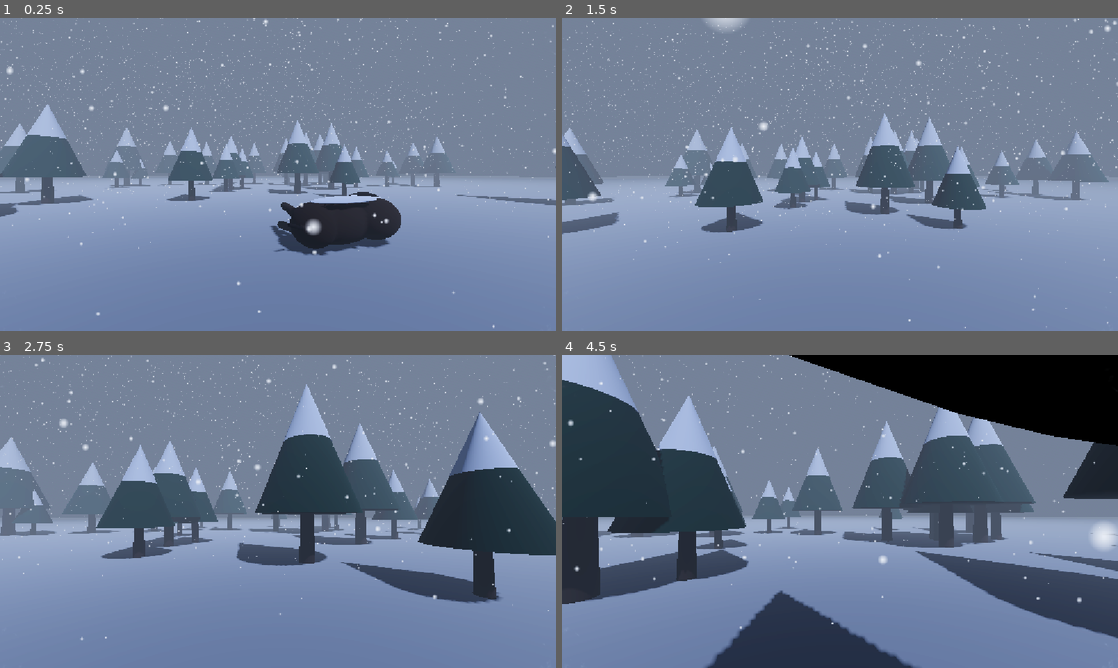
Above: before the commit, frames 1-4 (two rows, left to right).
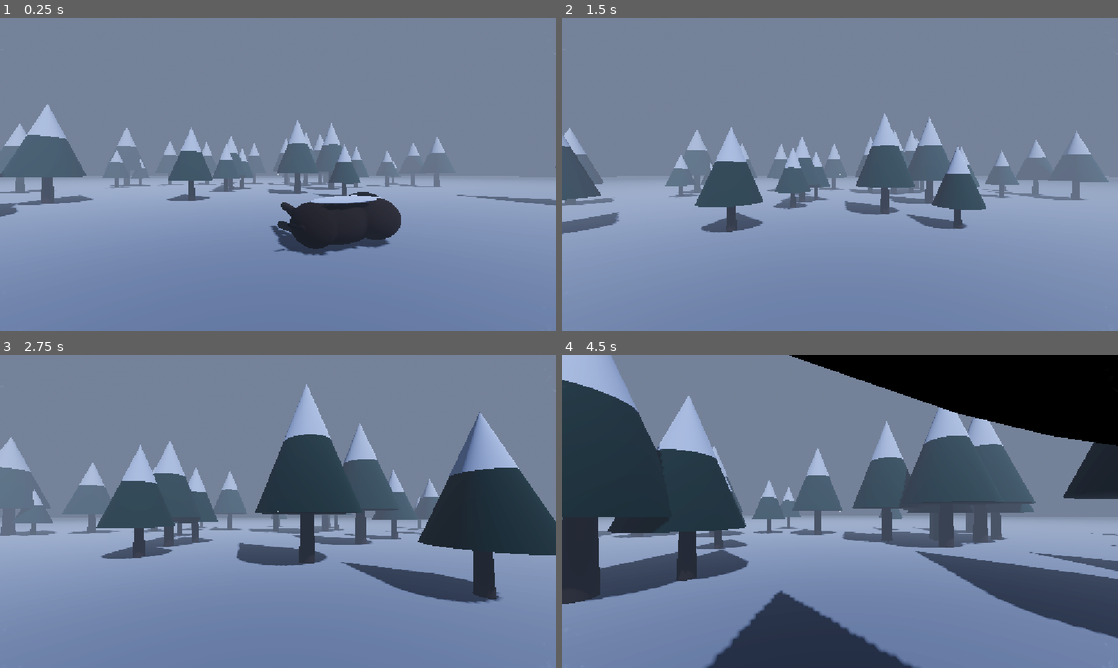
Above: after the commit, the same moments.

Repository: Fardeen16/Warm_Game
Game: Godot game, scene res://scenes/main.tscn
Two runs of this game, one before a commit and one after it. Both use one fixed random seed, a clock stepped at 60 frames per second and the inputs below.
Inputs (mouse positions are in pixels of both pictures, inside the frame that each line leads up to):
- Up to frame 1 (0.25 s): no input
- Up to frame 2 (1.5 s): move the mouse to (867, 174) at 0.52 s; hold E (interact) 0.53-1.28 s; hold W (move_forward) from 0.53 s (still down); tap Space (jump) at 0.77 s; move the mouse to (812, 174) at 1.27 s; tap E (interact) at 1.35 s
- Up to frame 3 (2.75 s): keep holding W (move_forward); tap Space (jump) at 1.52 s; move the mouse to (289, 505) at 2.02 s; hold E (interact) from 2.03 s (still down)
- Up to frame 4 (4.5 s): keep holding W (move_forward); move the mouse to (834, 517) at 2.77 s; release E (interact) at 2.78 s; tap E (interact) at 2.85, 4.35 s; tap Space (jump) at 3.02, 3.77 s; move the mouse to (878, 514) at 3.52 s; hold E (interact) 3.53-4.28 s; move the mouse to (795, 508) at 4.27 s

The runs differ from the first frame. In frame 1, 1.5% of the frame differs, in the area x 0-100%, y 0-100%; in frame 2, 1.7%; in frame 3, 1.0%; in frame 4, 0.8%.

Commit message:
Editor resave: node uids, hide SnowStorm while editing
Co-Authored-By: Claude Opus 5.5 <noreply@anthropic.com>

Diff:
--- a/project.godot
+++ b/project.godot
@@ -53,11 +53,13 @@
 }
 interact={
 "deadzone": 0.2,
-"events": [Object(InputEventKey,"resource_local_to_scene":fa …(209 unchanged characters)… "location":0,"echo":false,"script":null)]
+"events": [Object(InputEventKey,"resource_local_to_scene":fa …(209 unchanged characters)… "location":0,"echo":false,"script":null)
+]
 }
 restart={
 "deadzone": 0.2,
-"events": [Object(InputEventKey,"resource_local_to_scene":fa …(209 unchanged characters)… "location":0,"echo":false,"script":null)]
+"events": [Object(InputEventKey,"resource_local_to_scene":fa …(209 unchanged characters)… "location":0,"echo":false,"script":null)
+]
 }
 
 [physics]
--- a/scenes/main.tscn
+++ b/scenes/main.tscn
@@ -101,12 +101,13 @@
 [node name="Camera3D" type="Camera3D" parent="Player/Head" unique_id=171729902]
 current = true
 
-[node name="InteractRay" type="RayCast3D" parent="Player/Head/Camera3D"]
+[node name="InteractRay" type="RayCast3D" parent="Player/Head/Camera3D" unique_id=1697775168]
 
 [node name="BisonCarcass" parent="." unique_id=1037808181 instance=ExtResource("5_bison")]
 transform = Transform3D(0.866025, 0, 0.5, 0, 1, 0, -0.5, 0, 0.866025, 1.5, 0, -5)
 
 [node name="SnowStorm" type="Node3D" parent="." unique_id=2091973302]
+visible = false
 script = ExtResource("2_storm")
 max_flakes = 60000
 cloud_density_storm = 0.4
@@ -115,10 +116,10 @@
 cloud_scale = 18.0
 world_environment = NodePath("../WorldEnvironment")
 
-[node name="HUD" type="CanvasLayer" parent="."]
+[node name="HUD" type="CanvasLayer" parent="." unique_id=1009987792]
 script = ExtResource("6_hud")
 player = NodePath("../Player")
 
-[node name="FreezeEffect" type="CanvasLayer" parent="."]
+[node name="FreezeEffect" type="CanvasLayer" parent="." unique_id=471059132]
 script = ExtResource("7_freeze")
 player = NodePath("../Player")
Not shown: 1 places in scenes/main.tscn that only renumber resources
